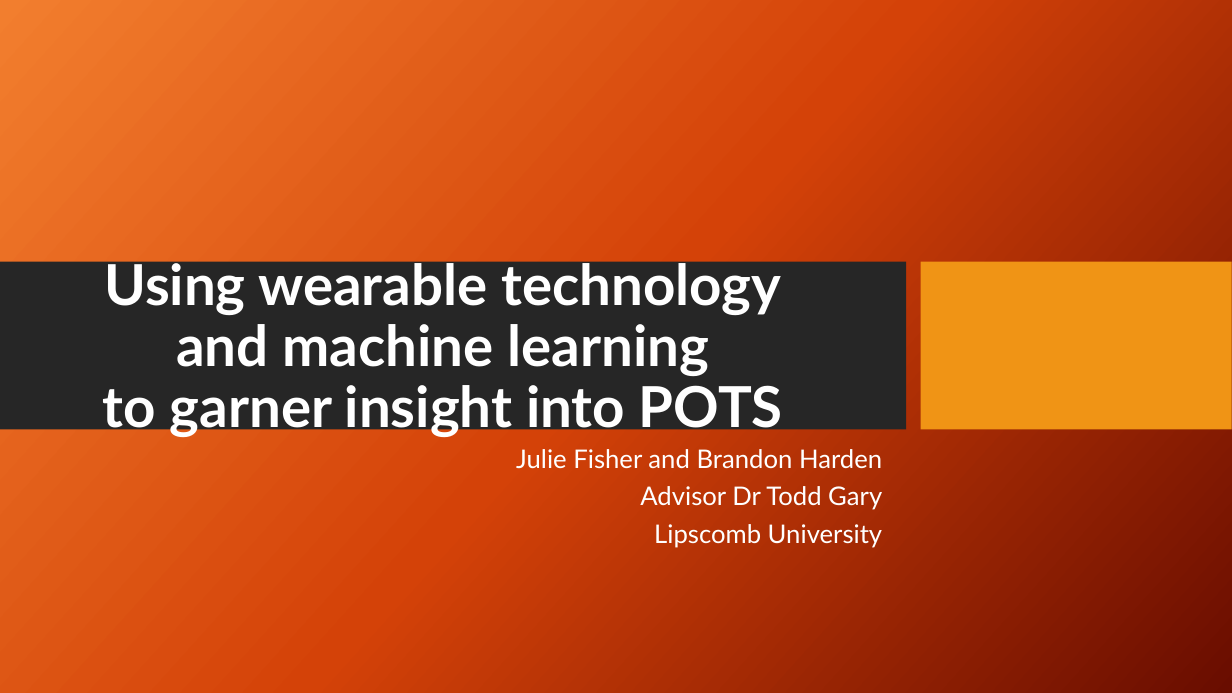
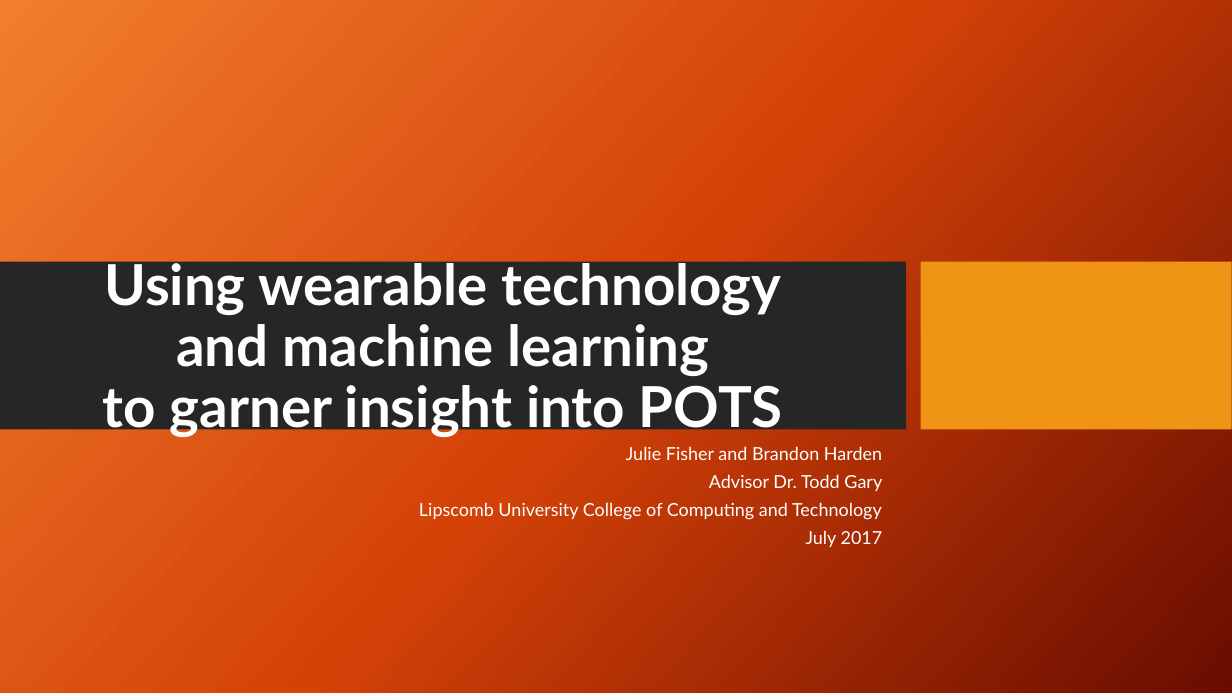
Before and after one commit to julielinx/Practicum1, a slide deck: slide 1 of Practicum 1 presentation.pptx. Drawn at 1232x693 pixels with LibreOffice and Linux fonts; fonts in the diff are those of the drawing; background and template pictures are left out. Boxes give left, top, right and bottom in pixels: in the first picture for what was removed or moved away, otherwise in the second. Text is boxed around its words. In the diff, an @@ line names an element or a change of style, - is before the commit and + after.

Commit message:
Updated final

```diff
--- a/Practicum 1 presentation.pptx
+++ b/Practicum 1 presentation.pptx
@@ subtitle at [626, 446, 882, 460]: size 20 to 14 pt in "Julie Fisher and Brandon Harden"; line spacing 0.8 to 0.7 @@
@@ subtitle at [419, 474, 883, 547]: text changed; size 20 to 14 pt @@
-Advisor Dr Todd Gary
-Lipscomb University
+Advisor Dr. Todd Gary
+Lipscomb University College of Computing and Technology
+July 2017
```
